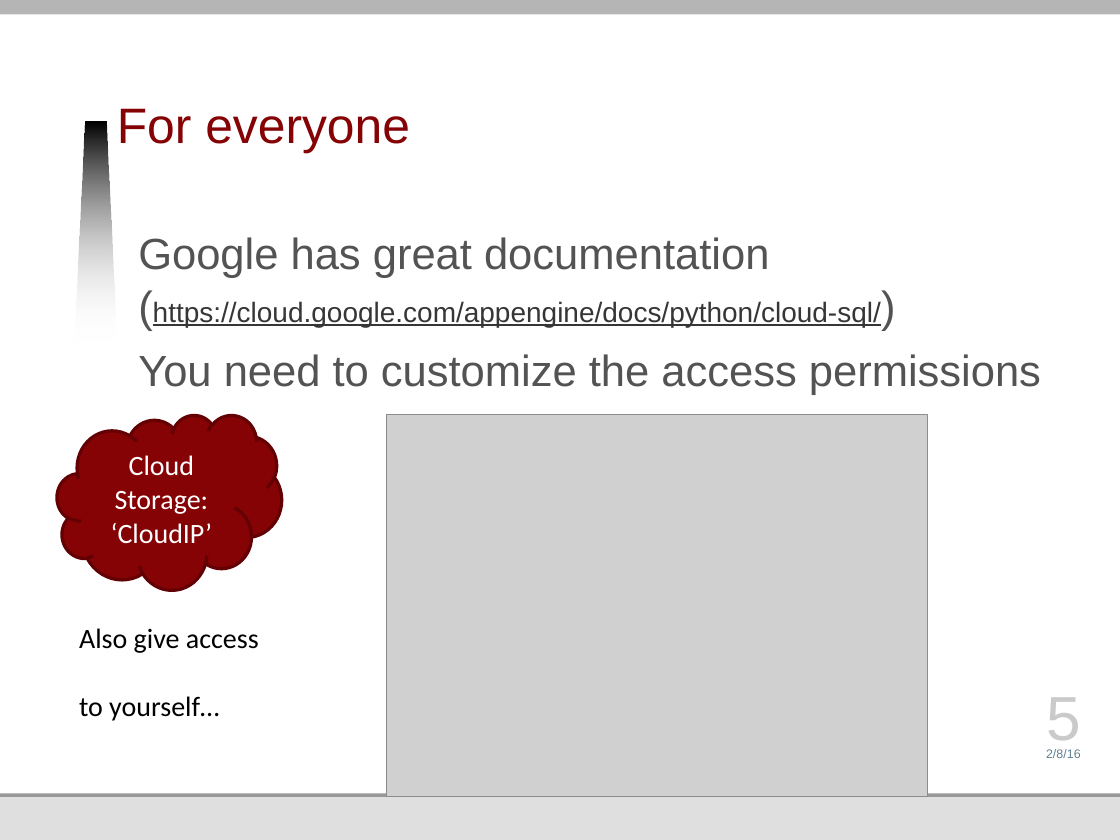
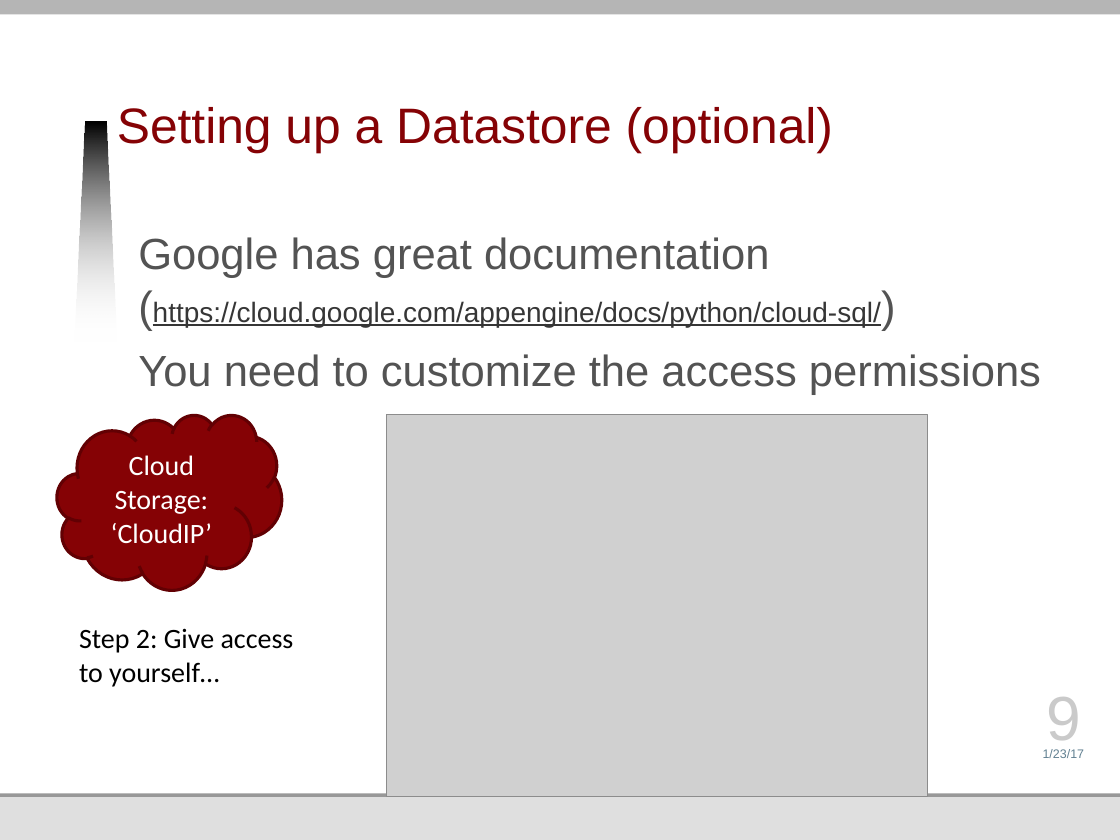
Before and after one commit to jmankoff/data, a slide deck: slide 9 of Lectures/Byte 3 Mobile.pptx (slide 5 before the commit). Drawn at 1120x840 pixels with LibreOffice and Linux fonts; fonts in the diff are those of the drawing; grey boxes stand for pictures; background and template pictures are left out. Boxes give left, top, right and bottom in pixels: in the first picture for what was removed or moved away, otherwise in the second. Text is boxed around its words. In the diff, an @@ line names an element or a change of style, - is before the commit and + after.

```diff
--- a/Lectures/Byte 3 Mobile.pptx
+++ b/Lectures/Byte 3 Mobile.pptx
@@ title at bbox=[117, 107, 833, 154]: text changed @@
-For everyone
+Setting up a Datastore (optional)
@@ text at bbox=[79, 628, 294, 687]: text changed @@
-Also give access
-to yourself…
+Step 2: Give access
+to yourself…
@@ page number at bbox=[1046, 697, 1081, 752]: text changed @@
-5
+9
@@ text at bbox=[1043, 749, 1085, 758]: text changed @@
-2/8/16
+1/23/17
```
Also in this commit, not shown: 18 other slides changed, 5 slides added, 1 slide removed.
